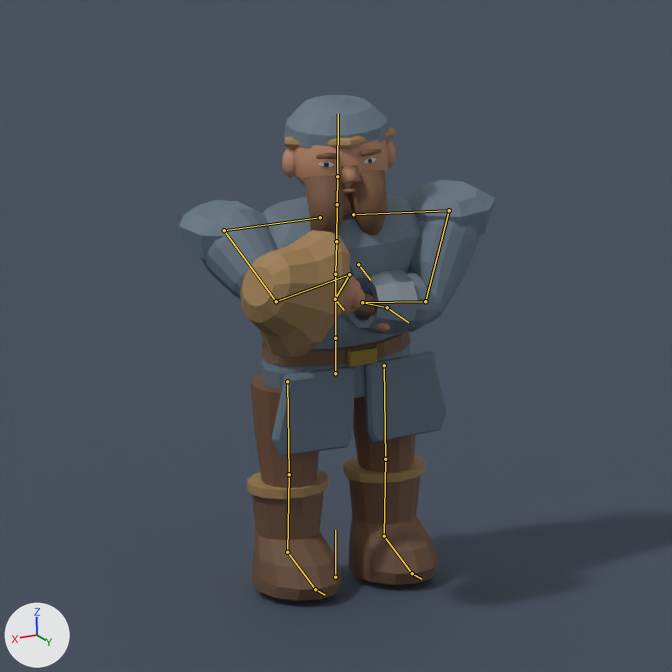
Renders of the Blender file art-source/heroes/wc_u_dwarf_guardian/wc_u_dwarf_guardian.blend from each side of a commit.
Before and after are seen from the file's camera 'WC_Portrait'. The axes (+X, +Y, +Z) are drawn at lower left. The lights are the same throughout. The older version comes first. Both versions are drawn at frame 8 of the action 'AN_wc_u_dwarf_guardian_Attack'; the numbers are the values there. The bones that change, and the others that lie on the model, are drawn over the model as lines.

In view in the first picture: 'PRESENTATION_Ground', 'SK_wc_u_dwarf_guardian'.
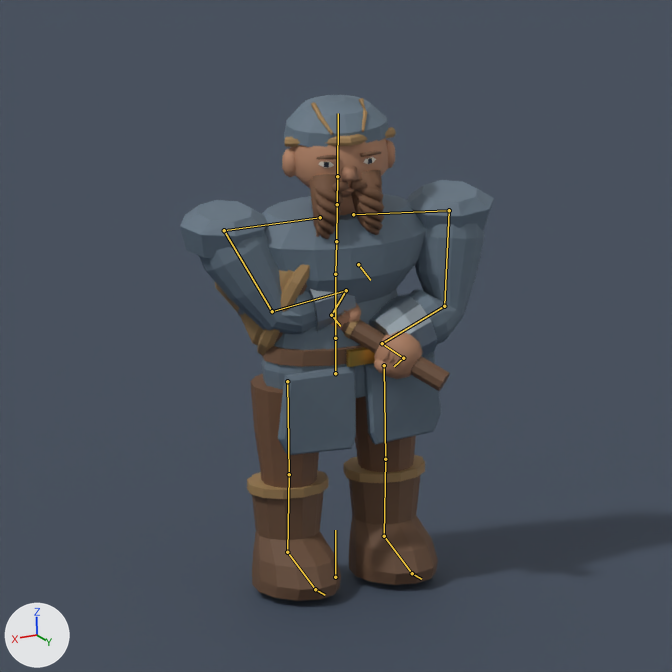
Where the change shows, as pixel boxes (x1, y1, x2, y2) in the pictures (672 x 672 px):
'SK_wc_u_dwarf_guardian', posed: before (179, 95, 495, 601); after (180, 95, 494, 601)
bone 'upperarm_l', root to tip: before (224, 230) to (276, 301); after (224, 230) to (272, 311)
bone 'lowerarm_l', root to tip: before (276, 301) to (349, 274); after (272, 311) to (346, 290)
bone 'hand_l', root to tip: before (349, 274) to (335, 299); after (346, 290) to (331, 315)
bone 'upperarm_r', root to tip: before (449, 210) to (425, 301); after (449, 210) to (444, 306)
bone 'lowerarm_r', root to tip: before (425, 301) to (362, 302); after (444, 306) to (382, 343)
bone 'hand_r', root to tip: before (362, 302) to (387, 307); after (382, 343) to (403, 358)

The change in detail:
Bone 'upperarm_l' (bone_upperarm_l) turns from (50, -11, 43) to (14, -10, 50) degrees about its own x, y and z.
Bone 'lowerarm_l' (bone_lowerarm_l) turns from (40, 59, 97) to (0, 24, 67) degrees about its own x, y and z.
Bone 'hand_l' (bone_hand_l) turns from (47, -5, -169) to (26, -1, -153) degrees about its own x, y and z.
Bone 'upperarm_r' (bone_upperarm_r) turns from (26, -11, -53) to (13, -13, -34) degrees about its own x, y and z.
Bone 'lowerarm_r' (bone_lowerarm_r) turns from (-1, -24, -64) to (-3, -15, -56) degrees about its own x, y and z.
Bone 'hand_r' (bone_hand_r) turns from (19, 7, -173) to (80, 19, 163) degrees about its own x, y and z.
